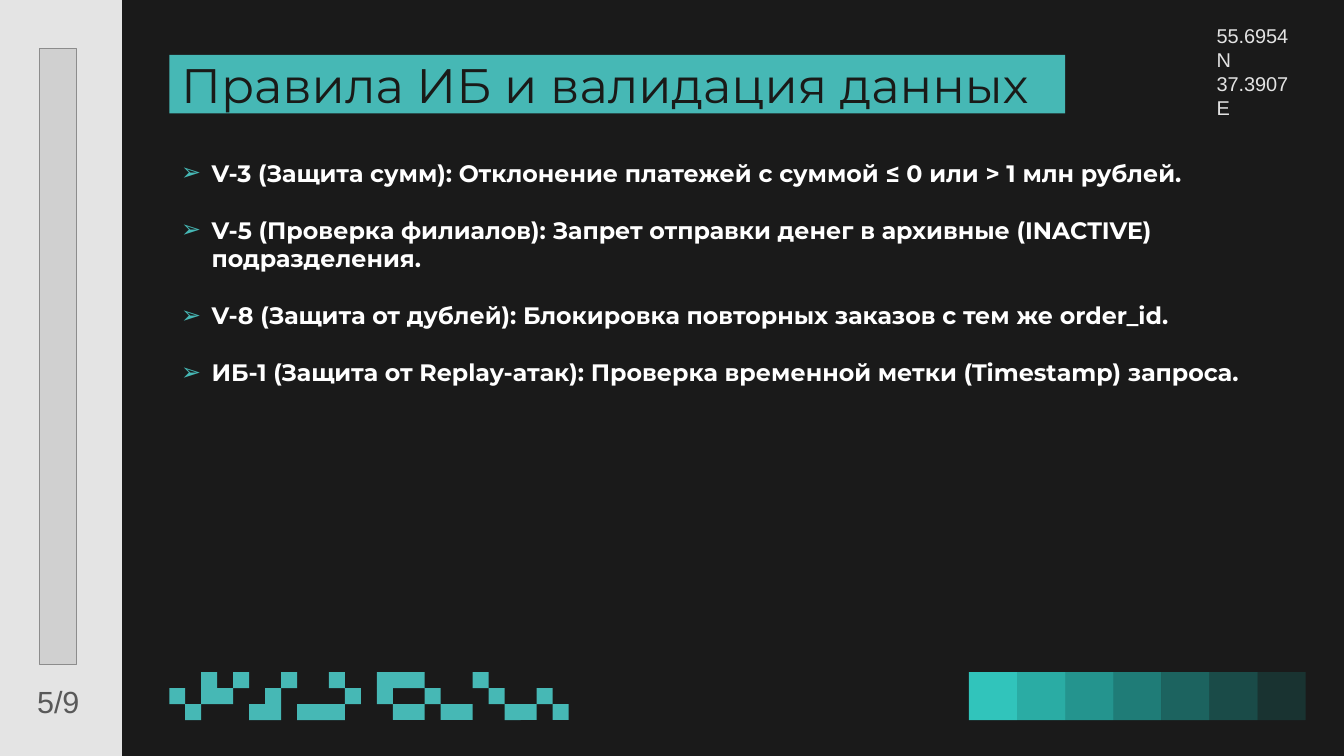
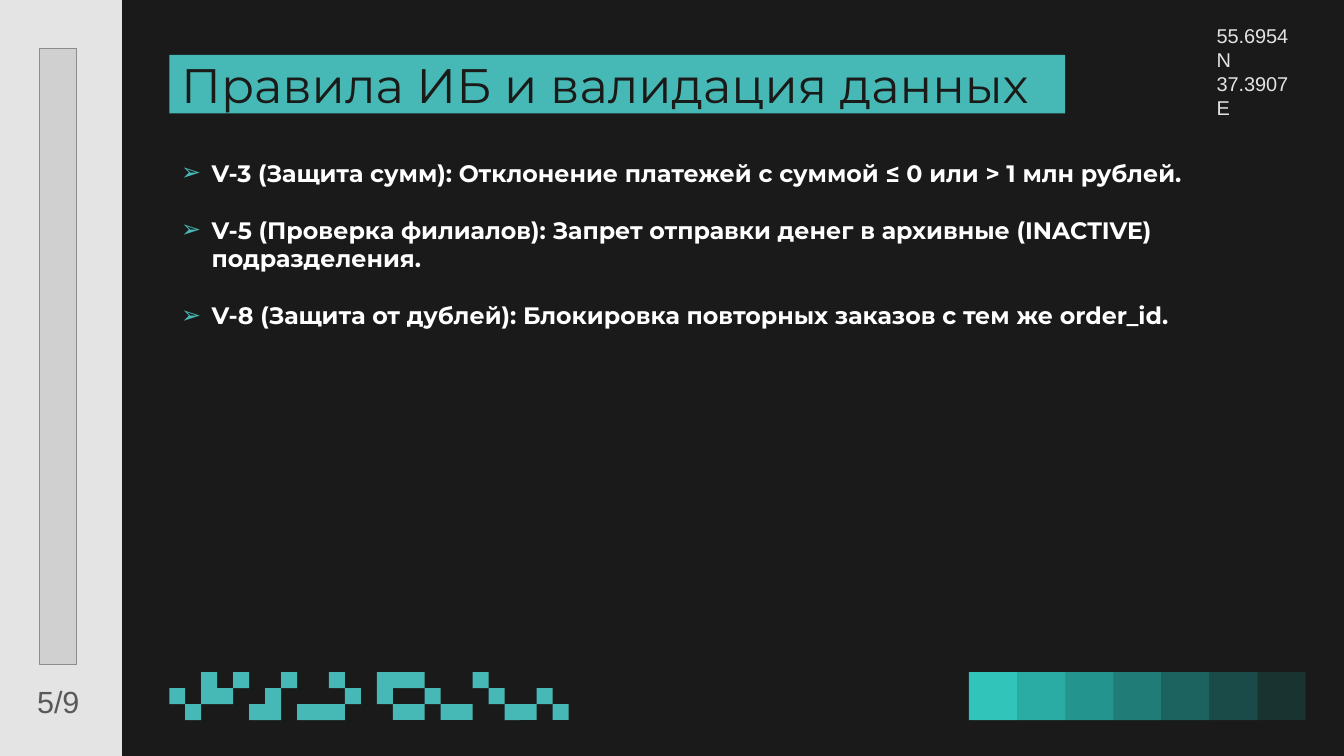
Before and after one commit to annasirobokova82-web/team_1_case_1, a slide deck: slide 6 of 06_презентация_и_приложение/Презентация.pptx (slide 5 before the commit). Drawn at 1344x756 pixels with LibreOffice and Linux fonts; fonts in the diff are those of the drawing; grey boxes stand for pictures; background and template pictures are left out. Boxes give left, top, right and bottom in pixels: in the first picture for what was removed or moved away, otherwise in the second. Text is boxed around its words. In the diff, an @@ line names an element or a change of style, - is before the commit and + after.

```diff
--- a/06_презентация_и_приложение/Презентация.pptx
+++ b/06_презентация_и_приложение/Презентация.pptx
@@ text at [212, 362, 1239, 386]: paragraph removed @@
-➢ ИБ-1 (Защита от Replay-атак): Проверка временной метки (Timestamp) запроса.
```
Also in this commit, not shown: 4 other slides changed, 6 other files.
